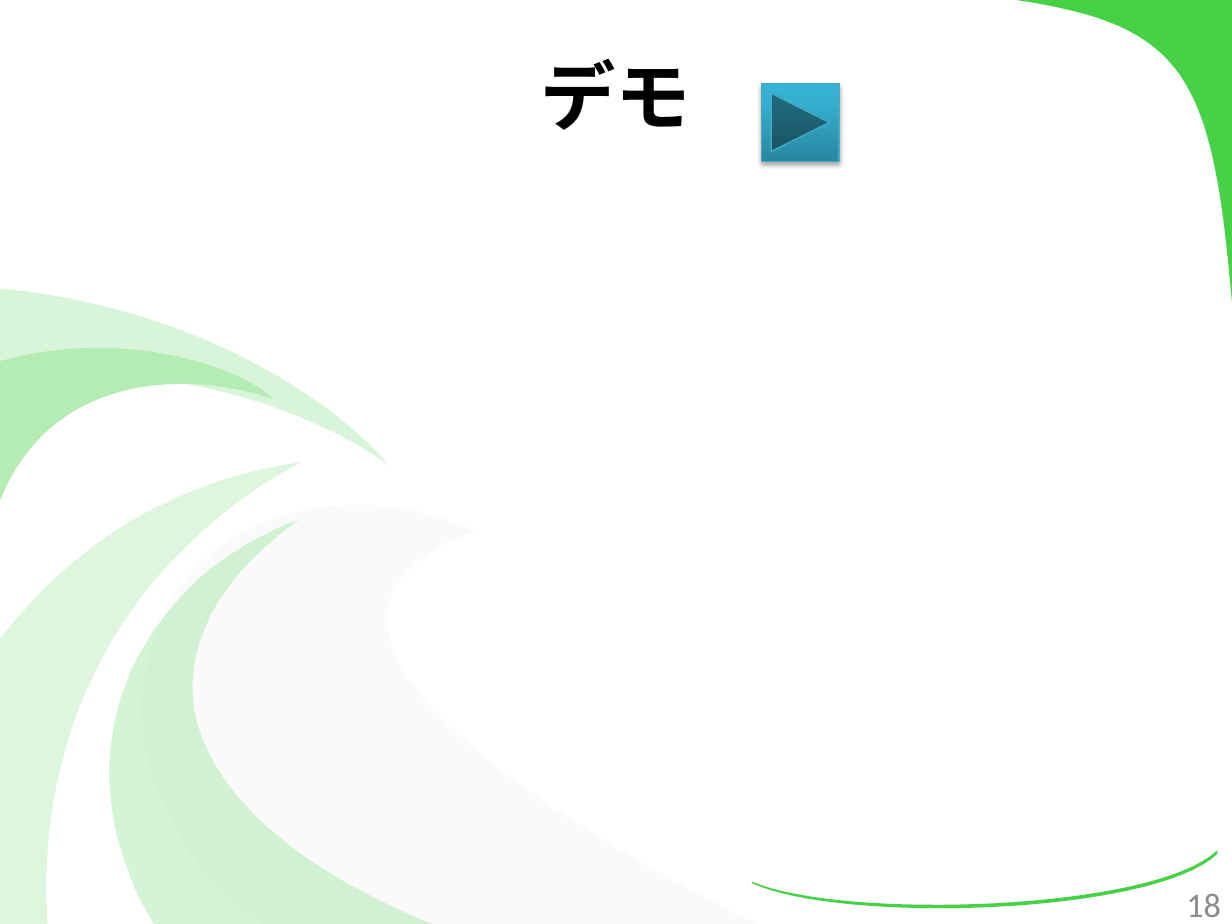
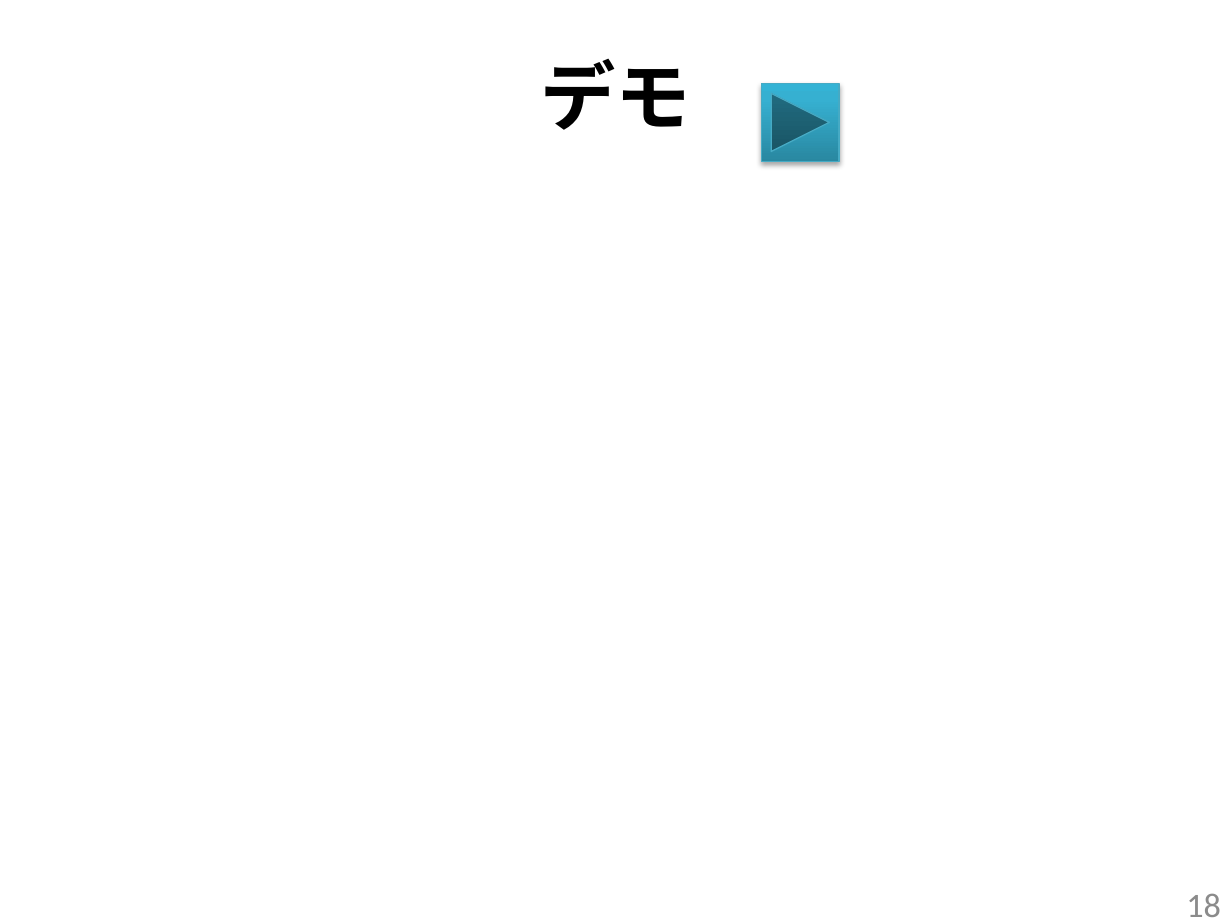
Before and after one commit to kotaro0717/Report-Management, a slide deck: slide 18 of PowerPoint/report_hokada picture.pptx. Drawn at 1232x924 pixels with LibreOffice and Linux fonts; fonts in the diff are those of the drawing. Boxes give left, top, right and bottom in pixels: in the first picture for what was removed or moved away, otherwise in the second. Text is boxed around its words. In the diff, an @@ line names an element or a change of style, - is before the commit and + after.

```diff
--- a/PowerPoint/report_hokada picture.pptx
+++ b/PowerPoint/report_hokada picture.pptx
@@ freeform shape removed at bbox=[1016, 0, 1232, 302] @@
@@ group removed at bbox=[0, 288, 758, 924]: 5 freeform shapes @@
@@ freeform shape removed at bbox=[752, 850, 1217, 908] @@
```
Also in this commit, not shown: 17 other slides changed, 2 other files.
